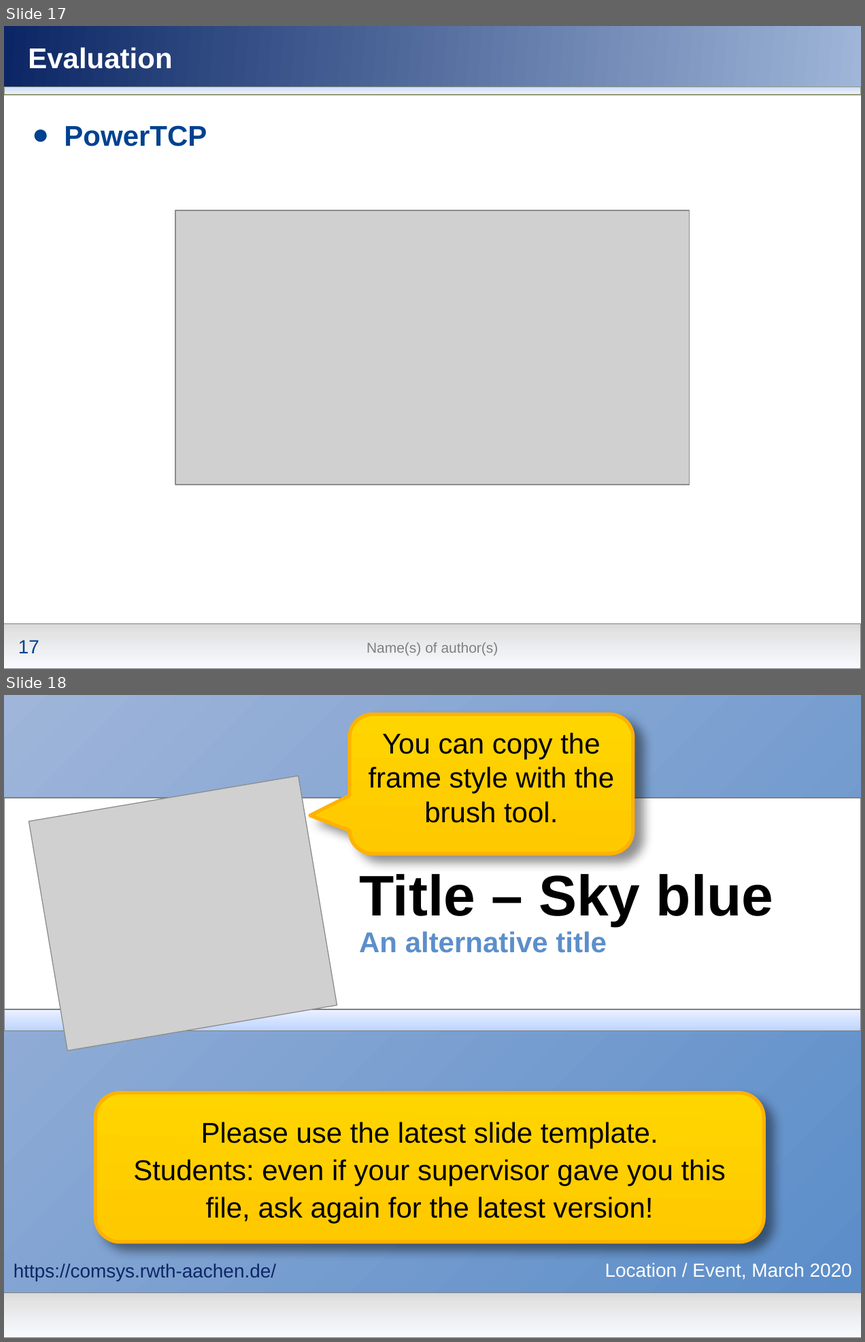
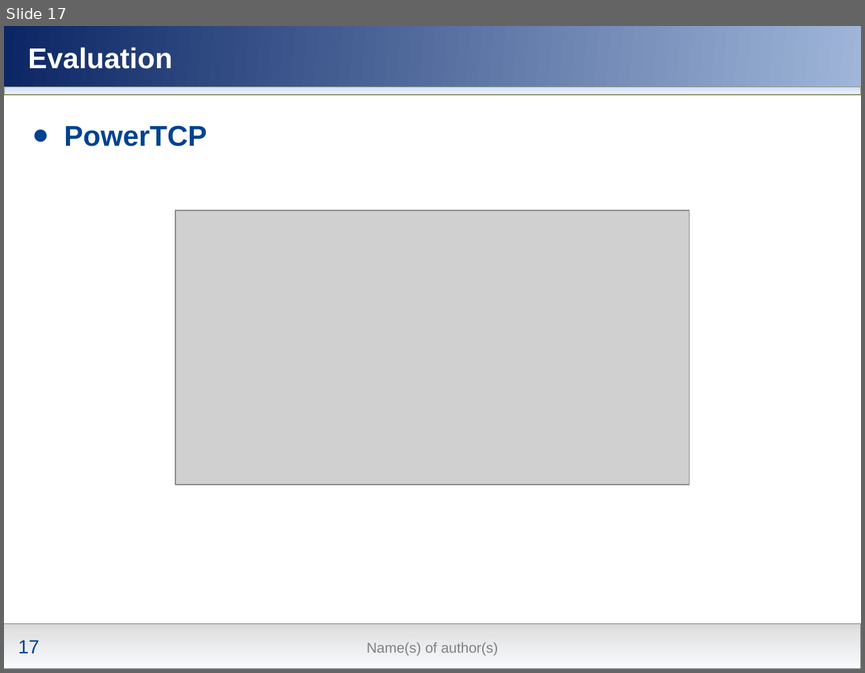
Before and after one commit to nochlachstdu/Seminararbeit, a slide deck: Modern_Congestion_Control.pptx. Shown one above the other, each under a label of ours: slides 17 and 18 before the commit, slide 17 after it. The pictures are 865x1342 and 865x673 pixels, drawn with LibreOffice and Linux fonts; fonts in the diff are those of the drawing; grey boxes stand for pictures; background and template pictures are left out. Boxes give left, top, right and bottom in pixels: in the first picture for what was removed or moved away, otherwise in the second. Text is boxed around its words. In the diff, an @@ line names an element or a change of style, - is before the commit and + after.

```diff
--- a/Modern_Congestion_Control.pptx
+++ b/Modern_Congestion_Control.pptx
@@ slide 18 removed at box(4, 695, 861, 1338), background gradient #9FB5D9 to #598CC8 @@
@@ rounded speech box removed at box(349, 714, 633, 853) @@
-You can copy the frame style with the brush tool.
@@ picture removed at box(28, 776, 337, 1051) @@
@@ rectangle removed at box(4, 798, 861, 1016) @@
@@ title removed at box(359, 874, 773, 926) @@
-Title – Sky blue
@@ text removed at box(359, 931, 606, 953) @@
-An alternative title
@@ rectangle removed at box(4, 1009, 861, 1031) @@
@@ rounded rectangle removed at box(96, 1093, 764, 1242) @@
-Please use the latest slide template.
-Students: even if your supervisor gave you this file, ask again for the latest version!
@@ text removed at box(14, 1263, 276, 1280) @@
-https://comsys.rwth-aachen.de/
@@ text removed at box(605, 1262, 852, 1279) @@
-Location / Event, March 2020
@@ rectangle removed at box(4, 1292, 861, 1338) @@
```
Also in this commit, not shown: 14 other slides removed.
